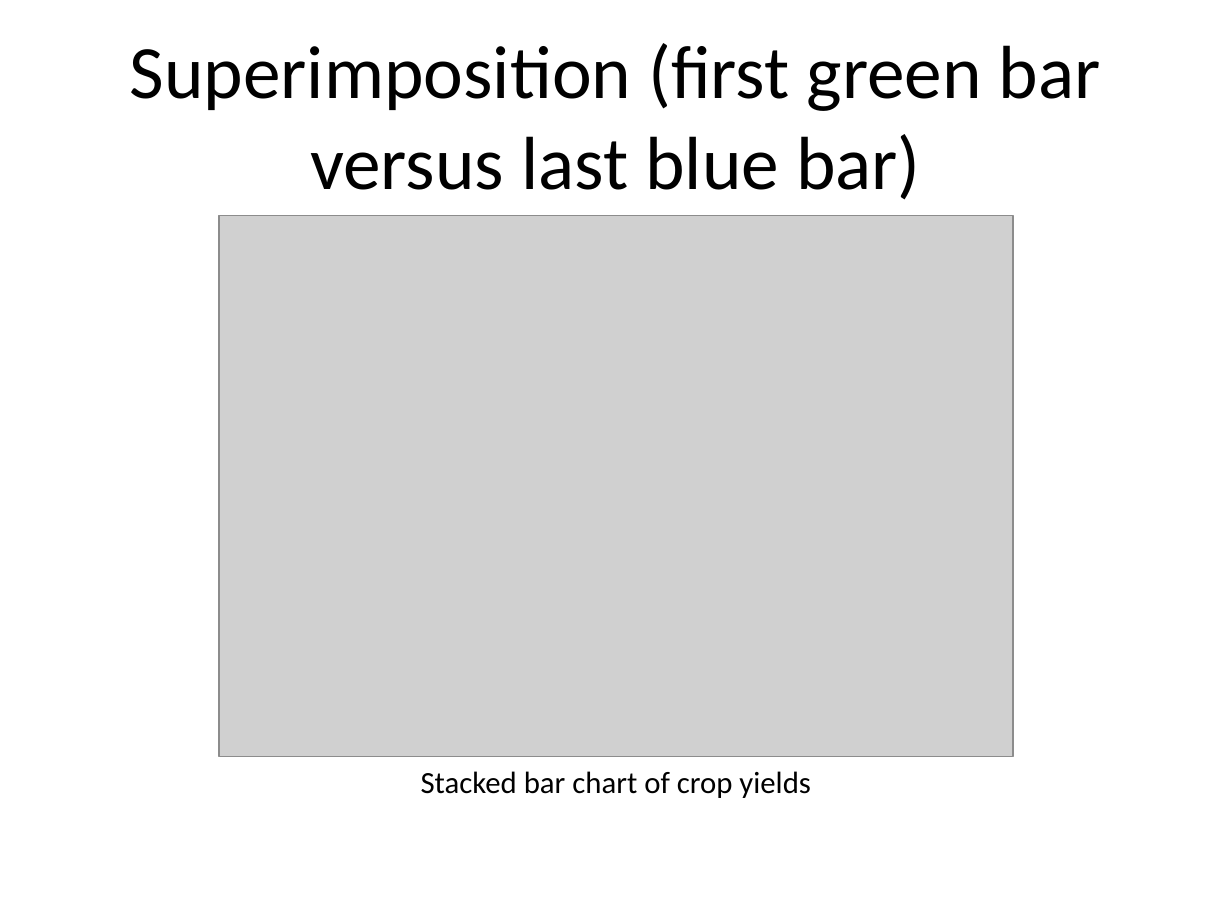
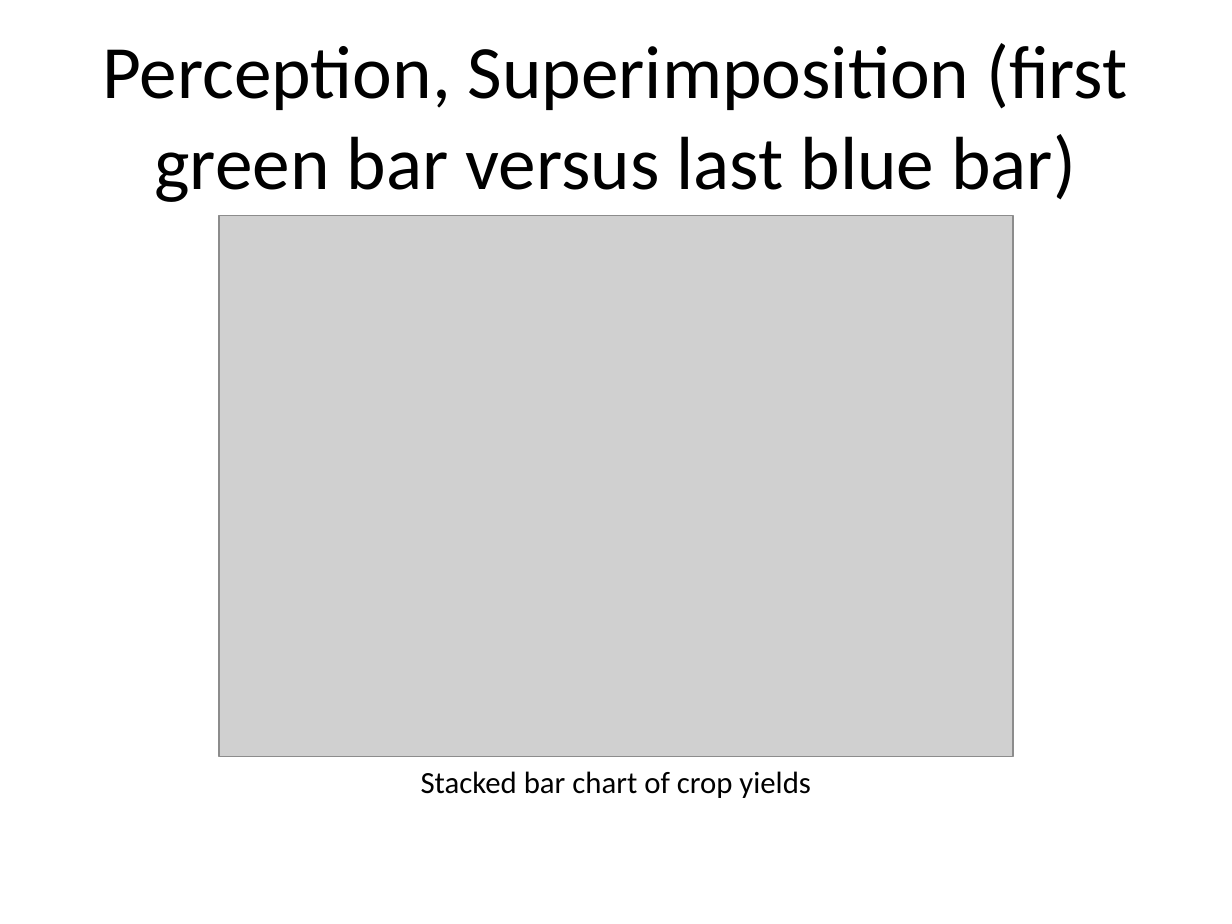
Before and after one commit to pmean/data-visualization, a slide deck: slide 36 of data-viz-02/src/v02-complete-lecture.pptx (slide 34 before the commit). Drawn at 1232x924 pixels with LibreOffice and Linux fonts; fonts in the diff are those of the drawing; grey boxes stand for pictures. Boxes give left, top, right and bottom in pixels: in the first picture for what was removed or moved away, otherwise in the second. Text is boxed around its words. In the diff, an @@ line names an element or a change of style, - is before the commit and + after.

```diff
--- a/data-viz-02/src/v02-complete-lecture.pptx
+++ b/data-viz-02/src/v02-complete-lecture.pptx
@@ title at bbox=[103, 43, 1127, 202]: text changed @@
-Superimposition (first green bar versus last blue bar)
+Perception, Superimposition (first green bar versus last blue bar)
```
Also in this commit, not shown: 88 other slides changed, 15 slides added, 2 slides removed, 20 other files.
